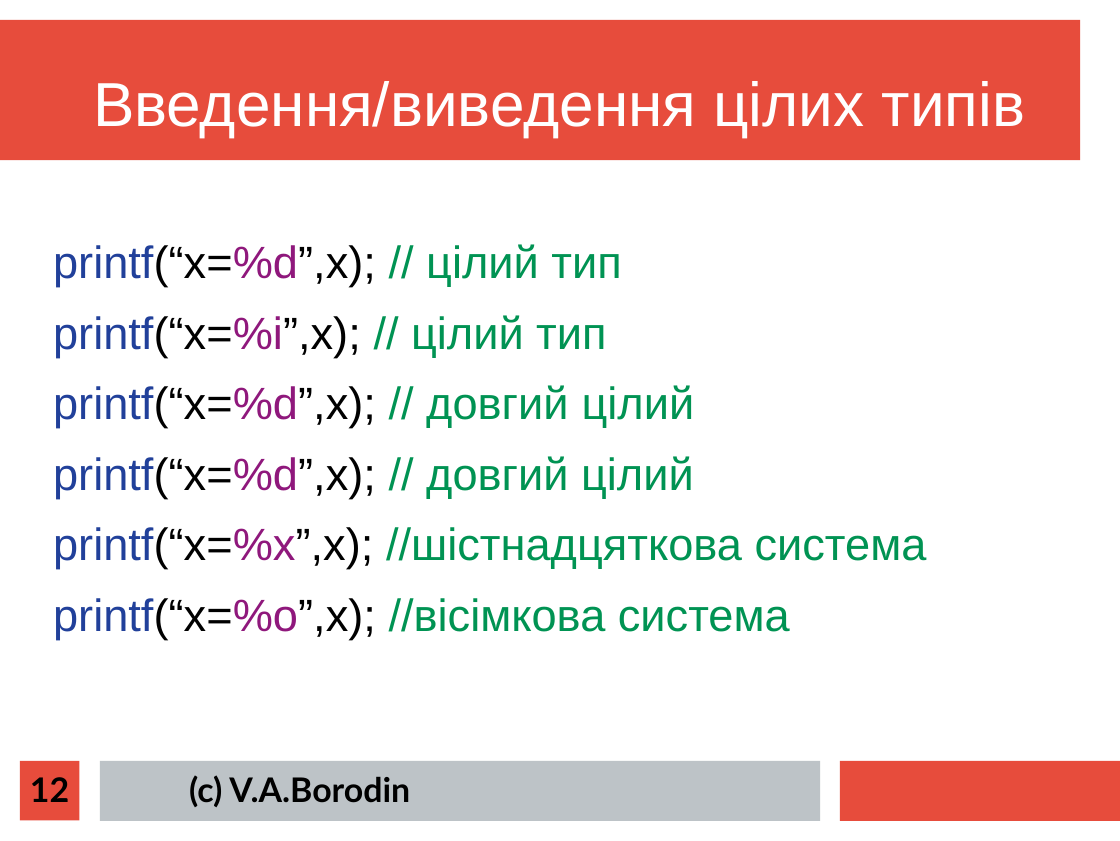
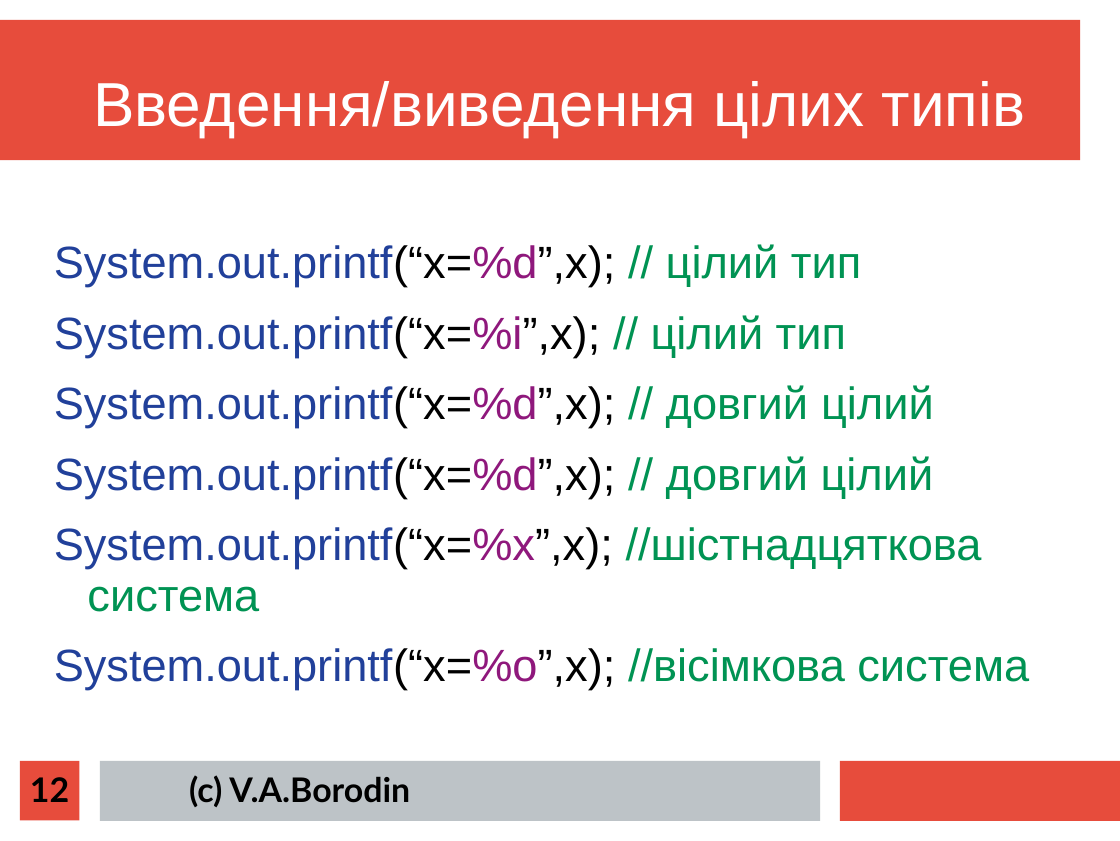
Before and after one commit to mecchmatProjects/JavaCourse, a slide deck: slide 12 of L01_Syntax/JavaTutorUkr1.ppt. Drawn at 1120x841 pixels with LibreOffice and Linux fonts; fonts in the diff are those of the drawing. Boxes give left, top, right and bottom in pixels: in the first picture for what was removed or moved away, otherwise in the second. Text is boxed around its words. In the diff, an @@ line names an element or a change of style, - is before the commit and + after.

```diff
--- a/L01_Syntax/JavaTutorUkr1.ppt
+++ b/L01_Syntax/JavaTutorUkr1.ppt
@@ text at (54, 244, 1029, 690): text changed; text colour #009353 to #21409A @@
-printf(“x=%d”,x); // цілий тип
-printf(“x=%i”,x); // цілий тип
-printf(“x=%d”,x); // довгий цілий
-printf(“x=%d”,x); // довгий цілий
-printf(“x=%x”,x); //шістнадцяткова система
-printf(“x=%o”,x); //вісімкова система
+System.out.printf(“x=%d”,x); // цілий тип
+System.out.printf(“x=%i”,x); // цілий тип
+System.out.printf(“x=%d”,x); // довгий цілий
+System.out.printf(“x=%d”,x); // довгий цілий
+System.out.printf(“x=%x”,x); //шістнадцяткова система
+System.out.printf(“x=%o”,x); //вісімкова система
```
Also in this commit, not shown: 20 other slides changed.
